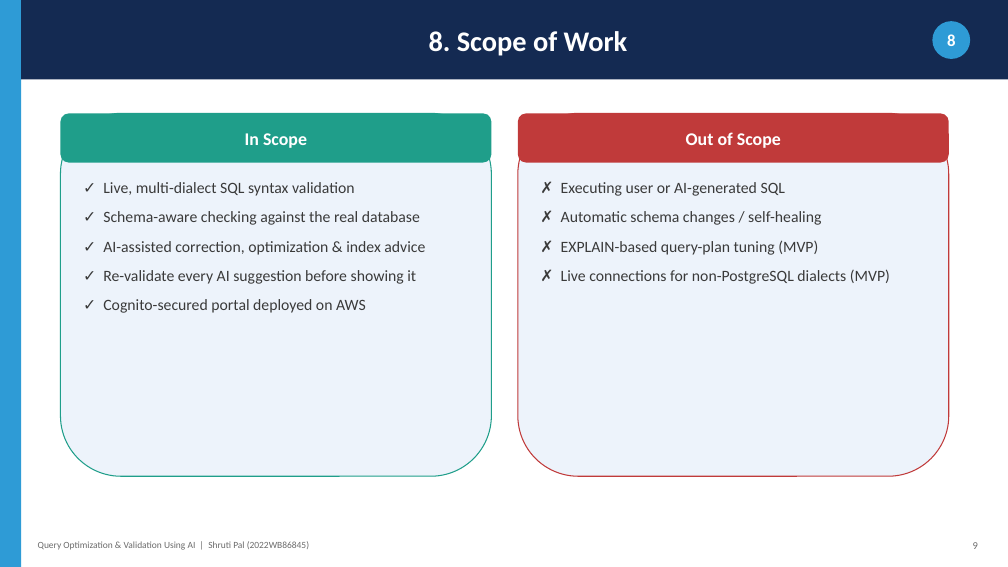
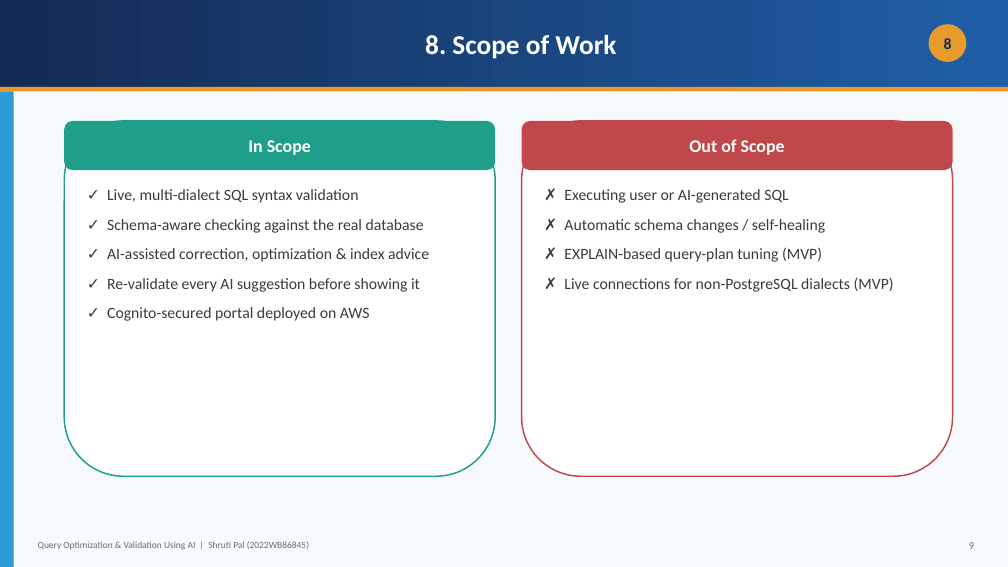
Before and after one commit to shreyanshx/AI-Query-Analyser-Validator, a slide deck: slide 10 of 2022wb86845 Dissertation Presentation.pptx. Drawn at 1008x567 pixels with LibreOffice and Linux fonts; fonts in the diff are those of the drawing. Boxes give left, top, right and bottom in pixels: in the first picture for what was removed or moved away, otherwise in the second. Text is boxed around its words. In the diff, an @@ line names an element or a change of style, - is before the commit and + after.

Commit message:
docs: redesign deck with gradient theme + image-based architecture/data-flow diagrams
Replace flat solid-colour slides with a gradient/layered theme and varied layouts. Architecture and data-flow diagrams are now rendered PNG images (embedded, not pptx shapes), with editable draw.io (.drawio) sources in assets/.

```diff
--- a/2022wb86845 Dissertation Presentation.pptx
+++ b/2022wb86845 Dissertation Presentation.pptx
@@ rectangle "8. Scope of Work": place and size @@
-rectangle "8. Scope of Work" at box(21, 0, 1008, 79)
+rectangle "8. Scope of Work" at box(0, 0, 1008, 87)
@@ rectangle "8. Scope of Work" at box(0, 0, 1008, 87): size 27 to 26 pt; fill #142A52 to gradient #142A52 to #1F5FA8 @@
@@ rectangle added at box(0, 0, 1008, 567), fill #F7FAFD @@
@@ ellipse "8": place and size @@
-ellipse "8" at box(932, 21, 970, 59)
+ellipse "8" at box(929, 24, 966, 62)
@@ ellipse "8" at box(929, 24, 966, 62): size 16 to 15 pt, text colour #FFFFFF to #142A52; fill #2E9BD6 to #E89A2B @@
@@ rectangle added at box(0, 87, 1008, 91), fill #E89A2B @@
@@ rectangle: place and size @@
-rectangle at box(0, 0, 21, 567)
+rectangle at box(0, 91, 14, 567)
@@ rounded rectangle "In Scope": place and size @@
-rounded rectangle "In Scope" at box(60, 113, 492, 163)
+rounded rectangle "In Scope" at box(64, 121, 495, 170)
@@ rounded rectangle: place and size @@
-rounded rectangle at box(60, 113, 492, 476)
+rounded rectangle at box(64, 121, 495, 476)
@@ rounded rectangle at box(64, 121, 495, 476): fill #EDF3FB to #FFFFFF; outline #1F9E8A 1 pt to #1F9E8A 1.4 pt @@
@@ rounded rectangle "Out of Scope": place and size @@
-rounded rectangle "Out of Scope" at box(518, 113, 949, 163)
+rounded rectangle "Out of Scope" at box(522, 121, 953, 170)
@@ rounded rectangle "Out of Scope" at box(522, 121, 953, 170): fill #C03A3A to #C0484A @@
@@ rounded rectangle: place and size @@
-rounded rectangle at box(518, 113, 949, 476)
+rounded rectangle at box(522, 121, 953, 476)
@@ rounded rectangle at box(522, 121, 953, 476): fill #EDF3FB to #FFFFFF; outline #C03A3A 1 pt to #C0484A 1.4 pt @@
@@ text "✓ Live, multi-dialect SQL syntax ...": place and size @@
-text "✓ Live, multi-dialect SQL syntax ..." at box(103, 182, 425, 313)
+text "✓ Live, multi-dialect SQL syntax ..." at box(107, 189, 429, 321)
@@ text "✗ Executing user or AI-generated ...": place and size @@
-text "✗ Executing user or AI-generated ..." at box(561, 182, 890, 284)
+text "✗ Executing user or AI-generated ..." at box(564, 189, 894, 292)
@@ text "9": place and size @@
-text "9" at box(973, 542, 978, 549)
+text "9" at box(969, 542, 974, 549)
```
Also in this commit, not shown: 13 other slides changed, 4 other files.
